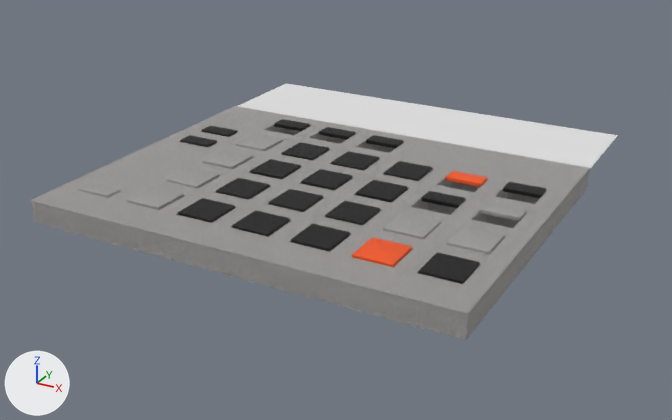
What one commit did to the Blender file 2023_12/Own Projects/KOII_Product_Modeling.blend.
Both versions are drawn from a camera (50 mm lens) standing at (9.29, -19.14, 7.58) and looking at (-0.6, -1.15, -1.41). The lights are fixed; the arrows at lower left show +X, +Y and +Z.

In view in the first picture: 'Button.020', 'Button.021', 'Button.022', 'Button.023', 'Button.024', 'Button.025', 'Button.026', 'Button.027', 'Button.028', 'Button.029', 'LCD Panel', 'Plane'.
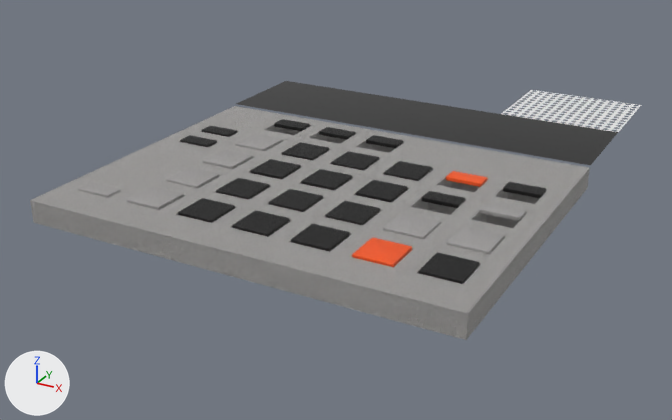
What differs and where, as boxes (x1, y1, x2, y2) in the pictures (672 x 420 px):
'LCD Panel', recoloured, moved
    before: (238, 84, 618, 168)
    after: (236, 81, 618, 165)
'Speaker', added
    after: (501, 90, 641, 132)

The change, as a list of edits to the scene's bpy script:
```text
Add mat_shinny_plastic:
    mat_shinny_plastic = principled_material('Shinny Plastic')
    mat_shinny_plastic.base_color = (0.00364, 0.00364, 0.00364)  # black #0c0c0c
    mat_shinny_plastic.metallic = 0.556
    mat_shinny_plastic.roughness = 0.0
Change me_plane_031:
    where me_plane_031.from_pydata(...)  # 4 vertices, 1 face; spans x -1.0..1.0, y -1.0..1.0, z 0.0
    add me_plane_031.materials.append(mat_shinny_plastic)  # black #0c0c0c
Add me_plane_032:
    me_plane_032.from_pydata([(-1.0, -1.0, 0.0), (1.0, -1.0, 0.0), (-1.0, 1.0, 0.0), (1.0, 1.0, 0.0)], [], [(0, 1, 3, 2)])
Add me_cylinder:
    me_cylinder.from_pydata(...)  # a 32-sided cylinder along z spanning x -0.0713..0.0713, y -0.0713..0.0713, z -0.0337..0.1089
Change ob_lcd_panel:
    ob_lcd_panel.location: (-0.01, 2.21, -0.03) -> (-0.01, 2.21, 0.05)
Add ob_speaker:
    ob_speaker = bpy.data.objects.new('Speaker', me_plane_032)
    ob_speaker.location = (3.3, 4.83, 0.04)
    ob_speaker.scale = (1.54, 1.3, 1.24)
    _m = ob_speaker.modifiers.new('Boolean', 'BOOLEAN')
    _m.object = ob_cylinder
Add ob_cylinder:
    ob_cylinder = bpy.data.objects.new('Cylinder', me_cylinder)
    ob_cylinder.location = (1.879, 6.035, -0.0217)
    _m = ob_cylinder.modifiers.new('Array', 'ARRAY')
    _m.count = 14
    _m.relative_offset_displace = (1.53, 0.0, 0.0)
    _m = ob_cylinder.modifiers.new('Array.001', 'ARRAY')
    _m.count = 12
    _m.relative_offset_displace = (0.0, -1.53, 0.0)
    ob_cylinder.hide_render = True
```
